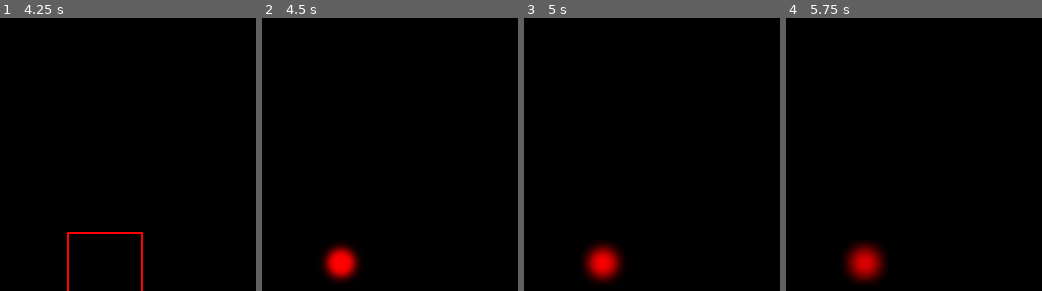
Above: before the commit, frames 1-4 (left to right).
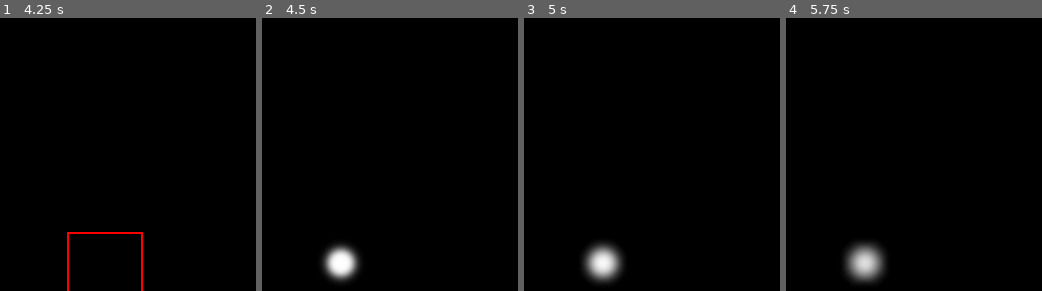
Above: after the commit, the same moments.

Repository: Chaosus/godot-fluid-dynamics
Game: Godot game, scene res://Test.tscn
The game is run twice, just before and just after one commit, with the same random seed, the same clock (stepped at 60 frames per second) and the same inputs.
Inputs (mouse positions are % of the whole screen's width and height, from its top left):
- Up to frame 1 (4.25 s): click "Final" at 0.5 s; click "Final" at 1.25 s; click "Final" at 2 s; click "Reset" at 2.75 s; tap Enter at 3.5 s; move the mouse to (72, 45) at 3.52 s; tap Space (clear) at 3.6 s; click (72, 45) at 3.67 s
- Up to frame 2 (4.5 s): tap Space (clear) at 4.25 s; move the mouse to (30, 55) at 4.27 s; tap 1 (mode_density) at 4.35 s; click (30, 55) at 4.42 s
- Up to frame 3 (5 s): no input
- Up to frame 4 (5.75 s): click "Density" at 5 s
The pictures show only the part of the screen within x 15-65%, y 10-60%; the shares and areas given below are measured in that part.

Frame 1 is identical in both runs. In frame 2, 1.7% of the frame differs, in the area x 23-39%, y 82-97%; in frame 3, 1.9%; in frame 4, 2.1%, in the area x 22-40%, y 82-98%.

Commit message:
Fix density from red color to white

Diff:
--- a/Simulator.tscn
+++ b/Simulator.tscn
@@ -94,7 +94,7 @@
 	float k3 = texelFetch(SCREEN_TEXTURE, ivec2(i1, j1), 0).r;
 
 	float d = s0 * (t0 * k0 + t1 * k1) + s1 * (t0 * k2 + t1 * k3);
-	COLOR.rgb = vec3(d, 0, 0);
+	COLOR.rgb = vec3(d);
 }"
 
 [sub_resource type="ShaderMaterial" id=6]
